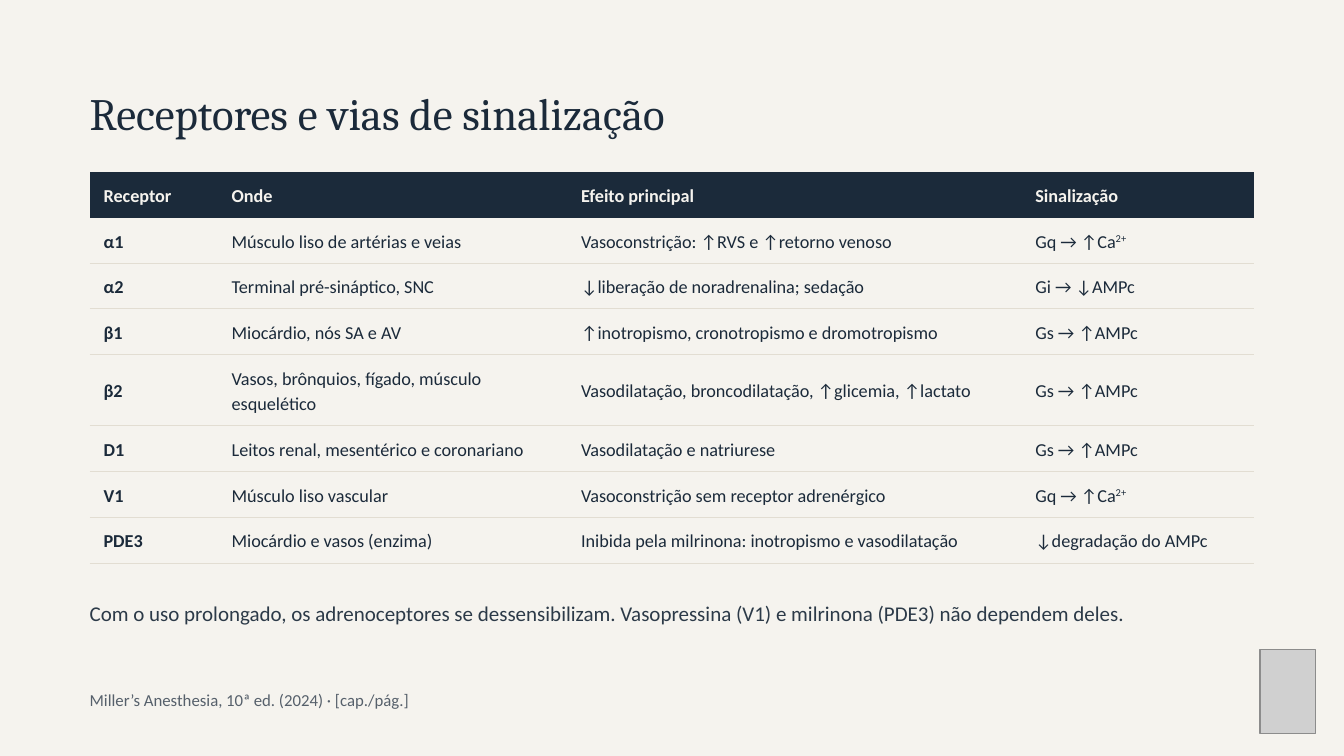
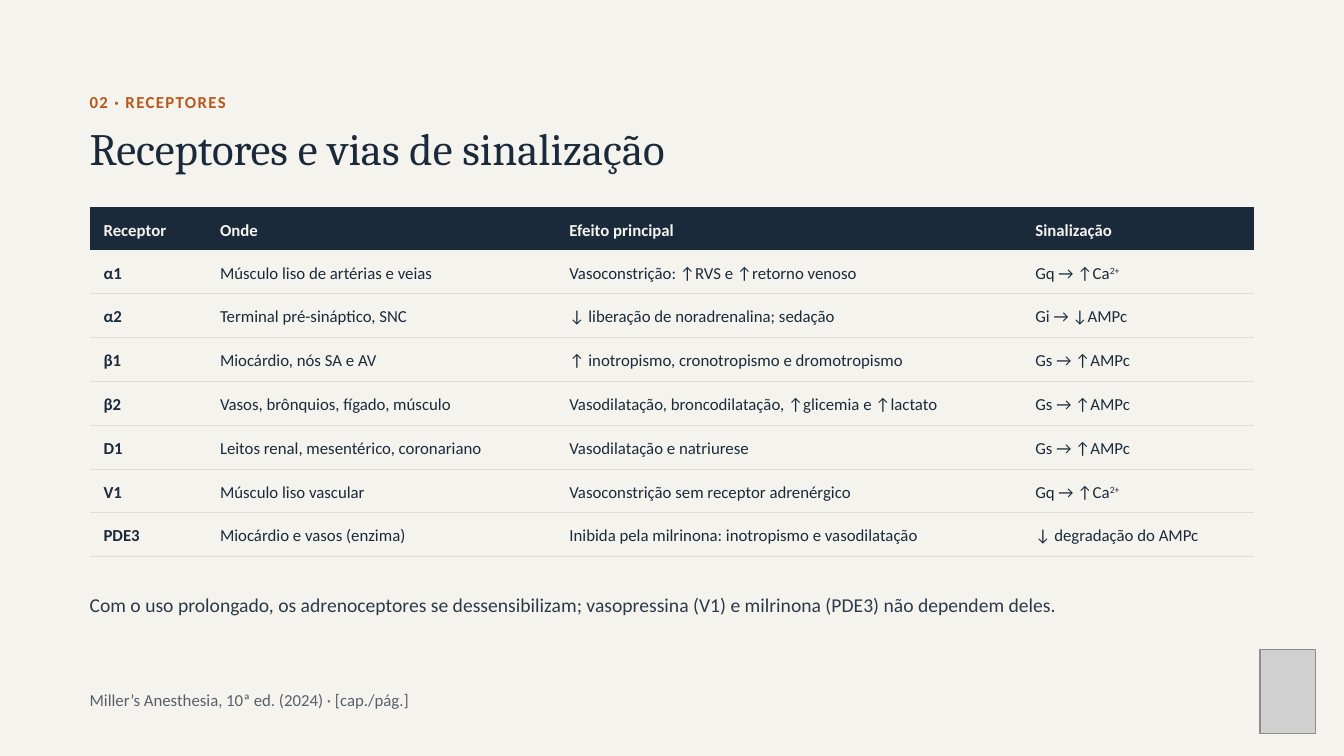
Before and after one commit to brunomoraesdubois-bit/Bruno, a slide deck: slide 4 of apresentacao/Aminas_Vasoativas.pptx. Drawn at 1344x756 pixels with LibreOffice and Linux fonts; fonts in the diff are those of the drawing; grey boxes stand for pictures. Boxes give left, top, right and bottom in pixels: in the first picture for what was removed or moved away, otherwise in the second. Text is boxed around its words. In the diff, an @@ line names an element or a change of style, - is before the commit and + after.

```diff
--- a/apresentacao/Aminas_Vasoativas.pptx
+++ b/apresentacao/Aminas_Vasoativas.pptx
@@ text added at bbox=[90, 97, 225, 108], 12 pt, text #B9581A, bold @@
+02 · RECEPTORES
@@ title "Receptores e vias de sinalização": place and size @@
-title "Receptores e vias de sinalização" at bbox=[90, 99, 664, 140]
+title "Receptores e vias de sinalização" at bbox=[90, 134, 664, 175]
@@ table at bbox=[90, 208, 1255, 548] @@
-row 3, column 3: ↓liberação de noradrenalina; sedação
+row 3, column 3: ↓ liberação de noradrenalina; sedação
-row 4, column 3: ↑inotropismo, cronotropismo e dromotropismo
+row 4, column 3: ↑ inotropismo, cronotropismo e dromotropismo
-row 5, column 2: Vasos, brônquios, fígado, músculo esquelético
+row 5, column 2: Vasos, brônquios, fígado, músculo
-row 5, column 3: Vasodilatação, broncodilatação, ↑glicemia, ↑lactato
+row 5, column 3: Vasodilatação, broncodilatação, ↑glicemia e ↑lactato
-row 6, column 2: Leitos renal, mesentérico e coronariano
+row 6, column 2: Leitos renal, mesentérico, coronariano
-row 8, column 4: ↓degradação do AMPc
+row 8, column 4: ↓ degradação do AMPc
@@ size 13 to 12 pt in "Receptor", "Onde", "Efeito principal", "Sinalização" and 22 more places @@
@@ line spacing 18.2pt to 16.8pt @@
@@ table: place and size @@
-table at bbox=[90, 172, 1255, 554]
+table at bbox=[90, 208, 1255, 548]
@@ text at bbox=[90, 598, 1056, 616]: text changed; size 15 to 14 pt @@
-Com o uso prolongado, os adrenoceptores se dessensibilizam. Vasopressina (V1) e milrinona (PDE3) não dependem deles.
+Com o uso prolongado, os adrenoceptores se dessensibilizam; vasopressina (V1) e milrinona (PDE3) não dependem deles.
```
Also in this commit, not shown: 27 other slides changed, 29 other files.
